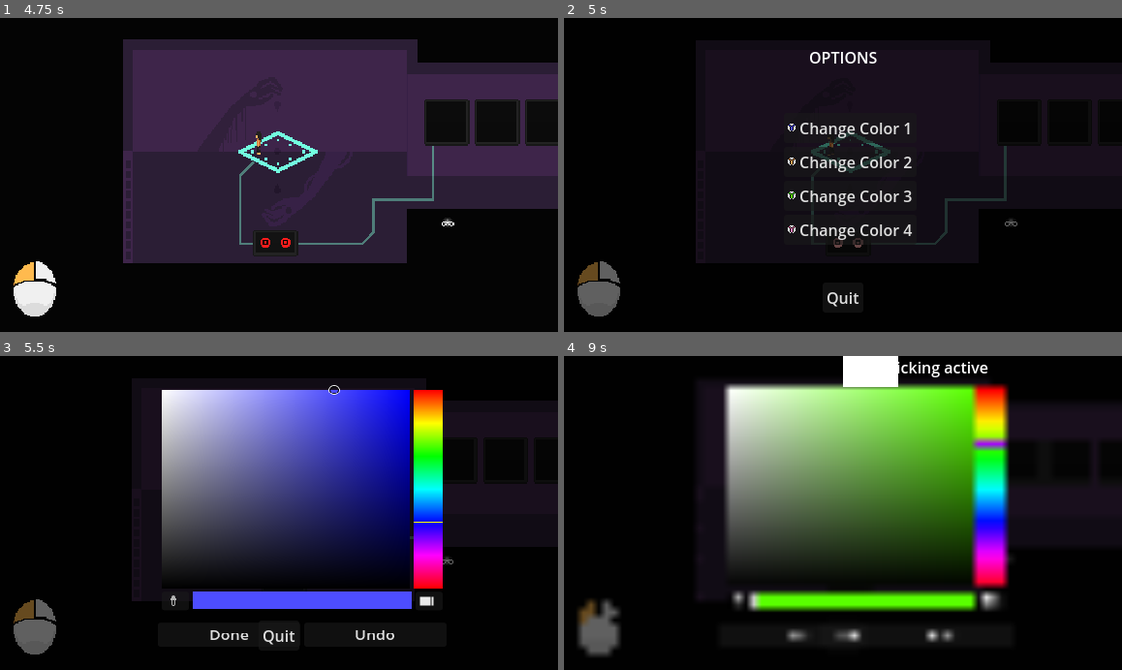
Above: before the commit, frames 1-4 (two rows, left to right).
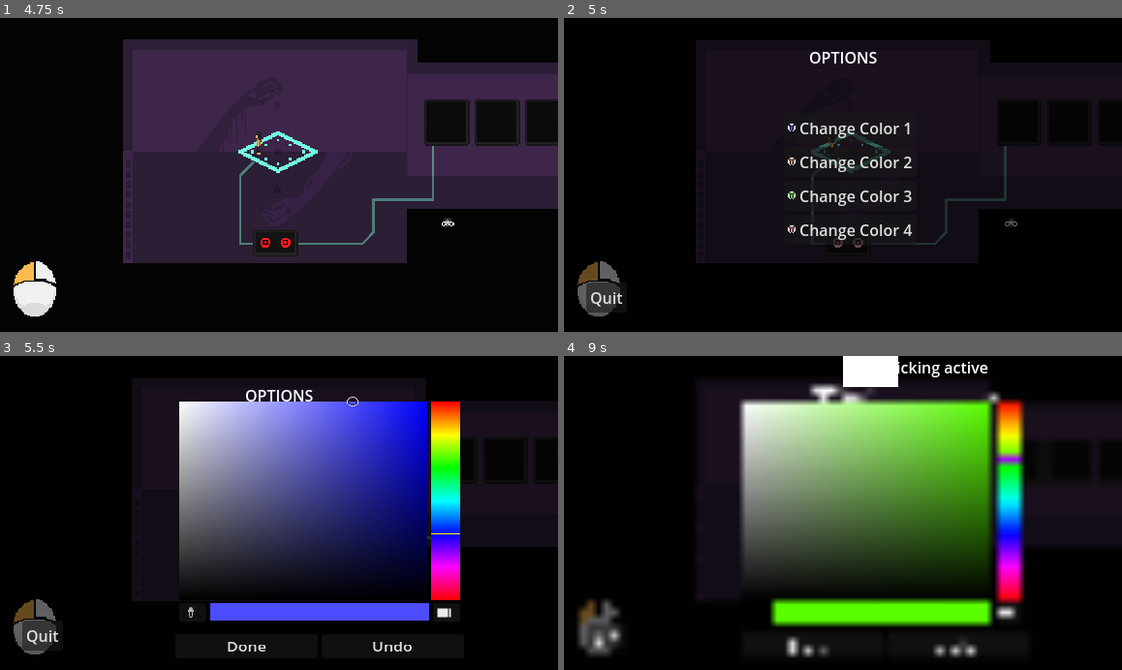
Above: after the commit, the same moments.

Repository: Lilith-In-Starlight/xau
Game: Godot game, scene res://game.tscn
Same seed, same stepped clock (60 frames per second), same inputs: the game is played once before the commit and once after it. Sound files missing from this copy of the repository are replaced by a short silence.
Inputs (mouse positions are in pixels of both pictures, inside the frame that each line leads up to; where the layout moved, square brackets give the same spot in the first picture):
- Up to frame 1 (4.75 s): click (267, 240) at 0.52 s; move the mouse to (401, 159) at 1.27 s; hold D (right) 1.28-2.03 s; tap Space (confirm) at 1.35, 2.3, 2.85, 3.8 s; click (401, 159) at 1.55 s; move the mouse to (167, 190) at 2.02 s; hold S (down) 2.03-2.78 s; click (167, 190) at 2.1 s; move the mouse to (334, 105) at 2.77 s; hold D (right) 2.78-3.53 s; click (334, 105) at 3.05 s; move the mouse to (251, 237) at 3.52 s; hold W (up) 3.53-4.28 s; click (251, 237) at 3.6 s; move the mouse to (446, 222) at 4.27 s; hold A (left) from 4.28 s (still down); hold Right mouse button (noconnect) from 4.28 s (still down); click (446, 222) at 4.55 s
- Up to frame 2 (5 s): keep holding A (left); keep holding Right mouse button (noconnect); tap Escape (pause) at 4.9 s
- Up to frame 3 (5.5 s): release A (left) at 5 s; release Right mouse button (noconnect) at 5 s; click "Change Color 1" at 5 s
- Up to frame 4 (9 s): click "Done" at 5.75 s; click "Change Color 2" at 6.5 s; click "Done" at 7.25 s; click "Change Color 3" at 8 s; click (759, 613) [736, 600] at 8.75 s

Frame 1 is identical in both runs. In frame 2, 0.6% of the frame differs, in the area x 3-53%, y 84-94%; in frame 3, 16%; in frame 4, 19%, in the area x 4-83%, y 8-96%.

Commit message:
Custom colors are now saved

Diff:
--- a/PauseMenu.gd
+++ b/PauseMenu.gd
@@ -53,7 +53,7 @@
 
 
 func _on_done_pressed():
-	SaveData.colors[str(editing_color)] = ColorPickerNode.color.to_html()
+	SaveData.save_handler.vsave_value(["options", "accessibility", "colors", str(editing_color)], ColorPickerNode.color)
 	_on_regret_pressed()
 	SaveData.save()
 	color_settings_changed.emit()
--- a/areas/FullAreas/ForestArea.tscn
+++ b/areas/FullAreas/ForestArea.tscn
@@ -1101,232 +1101,6 @@
 position = Vector2(1, 30.25)
 shape = SubResource("3")
 
-[node name="Wall3s" type="Sprite2D" parent="Outside"]
-position = Vector2(780, 566)
-texture = ExtResource("14")
-offset = Vector2(0, -32)
-script = ExtResource("4")
-
-[node name="PuzzleSequence" type="Node2D" parent="Outside/Wall3s"]
-position = Vector2(-168, -44)
-script = ExtResource("11")
-
-[node name="PuzzleGrid" parent="Outside/Wall3s/PuzzleSequence" instance=ExtResource("5")]
-node_arrangement = SubResource("Resource_d48h3")
-required_puzzle = NodePath("../../../Wall/PuzzleSequence/PuzzleGrid4")
-puzzle_theme = ExtResource("11_b5eal")
-
-[node name="PuzzleNode" parent="Outside/Wall3s/PuzzleSequence/PuzzleGrid" instance=ExtResource("6")]
-
-[node name="PuzzleNode2" parent="Outside/Wall3s/PuzzleSequence/PuzzleGrid" instance=ExtResource("6")]
-position = Vector2(16, 0)
-
-[node name="PuzzleNode3" parent="Outside/Wall3s/PuzzleSequence/PuzzleGrid" instance=ExtResource("6")]
-position = Vector2(32, 0)
-
-[node name="PuzzleNode4" parent="Outside/Wall3s/PuzzleSequence/PuzzleGrid" instance=ExtResource("6")]
-position = Vector2(48, 0)
-
-[node name="PuzzleNode5" parent="Outside/Wall3s/PuzzleSequence/PuzzleGrid" instance=ExtResource("6")]
-position = Vector2(0, 16)
-node_rule = SubResource("Resource_buaje")
-forced_connections = Array[NodePath]([NodePath("../PuzzleNode"), NodePath("../PuzzleNode6"), NodePath("../PuzzleNode9")])
-
-[node name="PuzzleNode6" parent="Outside/Wall3s/PuzzleSequence/PuzzleGrid" instance=ExtResource("6")]
-position = Vector2(16, 16)
-
-[node name="PuzzleNode7" parent="Outside/Wall3s/PuzzleSequence/PuzzleGrid" instance=ExtResource("6")]
-position = Vector2(32, 16)
-node_rule = SubResource("Resource_buaje")
-
-[node name="PuzzleNode8" parent="Outside/Wall3s/PuzzleSequence/PuzzleGrid" instance=ExtResource("6")]
-position = Vector2(48, 16)
-
-[node name="PuzzleNode9" parent="Outside/Wall3s/PuzzleSequence/PuzzleGrid" instance=ExtResource("6")]
-position = Vector2(0, 32)
-
-[node name="PuzzleNode10" parent="Outside/Wall3s/PuzzleSequence/PuzzleGrid" instance=ExtResource("6")]
-position = Vector2(16, 32)
-
-[node name="PuzzleNode11" parent="Outside/Wall3s/PuzzleSequence/PuzzleGrid" instance=ExtResource("6")]
-position = Vector2(32, 32)
-
-[node name="PuzzleNode12" parent="Outside/Wall3s/PuzzleSequence/PuzzleGrid" instance=ExtResource("6")]
-position = Vector2(48, 32)
-
-[node name="Blockade2" parent="Outside/Wall3s/PuzzleSequence/PuzzleGrid" instance=ExtResource("7")]
-position = Vector2(24, 16)
-scale = Vector2(1, 10)
-
-[node name="PuzzleGrid2" parent="Outside/Wall3s/PuzzleSequence" instance=ExtResource("5")]
-position = Vector2(72, 0)
-node_arrangement = SubResource("Resource_3yjqs")
-required_puzzle = NodePath("../PuzzleGrid")
-puzzle_theme = ExtResource("11_b5eal")
-
-[node name="PuzzleNode" parent="Outside/Wall3s/PuzzleSequence/PuzzleGrid2" instance=ExtResource("6")]
-
-[node name="PuzzleNode2" parent="Outside/Wall3s/PuzzleSequence/PuzzleGrid2" instance=ExtResource("6")]
-position = Vector2(16, 0)
-
-[node name="PuzzleNode3" parent="Outside/Wall3s/PuzzleSequence/PuzzleGrid2" instance=ExtResource("6")]
-position = Vector2(32, 0)
-
-[node name="PuzzleNode4" parent="Outside/Wall3s/PuzzleSequence/PuzzleGrid2" instance=ExtResource("6")]
-position = Vector2(48, 0)
-
-[node name="PuzzleNode5" parent="Outside/Wall3s/PuzzleSequence/PuzzleGrid2" instance=ExtResource("6")]
-position = Vector2(0, 16)
-node_rule = SubResource("Resource_buaje")
-forced_connections = Array[NodePath]([NodePath("../PuzzleNode"), NodePath("../PuzzleNode6"), NodePath("../PuzzleNode9")])
-
-[node name="PuzzleNode6" parent="Outside/Wall3s/PuzzleSequence/PuzzleGrid2" instance=ExtResource("6")]
-position = Vector2(16, 16)
-
-[node name="PuzzleNode7" parent="Outside/Wall3s/PuzzleSequence/PuzzleGrid2" instance=ExtResource("6")]
-position = Vector2(32, 16)
-node_rule = SubResource("Resource_buaje")
-
-[node name="PuzzleNode8" parent="Outside/Wall3s/PuzzleSequence/PuzzleGrid2" instance=ExtResource("6")]
-position = Vector2(48, 16)
-
-[node name="PuzzleNode9" parent="Outside/Wall3s/PuzzleSequence/PuzzleGrid2" instance=ExtResource("6")]
-position = Vector2(0, 32)
-
-[node name="PuzzleNode10" parent="Outside/Wall3s/PuzzleSequence/PuzzleGrid2" instance=ExtResource("6")]
-position = Vector2(16, 32)
-
-[node name="PuzzleNode11" parent="Outside/Wall3s/PuzzleSequence/PuzzleGrid2" instance=ExtResource("6")]
-position = Vector2(32, 32)
-
-[node name="PuzzleNode12" parent="Outside/Wall3s/PuzzleSequence/PuzzleGrid2" instance=ExtResource("6")]
-position = Vector2(48, 32)
-
-[node name="Blockade2" parent="Outside/Wall3s/PuzzleSequence/PuzzleGrid2" instance=ExtResource("7")]
-position = Vector2(24, 16)
-scale = Vector2(1, 10)
-
-[node name="Blockade3" parent="Outside/Wall3s/PuzzleSequence/PuzzleGrid2" instance=ExtResource("7")]
-position = Vector2(40, 16)
-
-[node name="PuzzleGrid3" parent="Outside/Wall3s/PuzzleSequence" instance=ExtResource("5")]
-position = Vector2(144, 0)
-node_arrangement = SubResource("Resource_pm2h1")
-required_puzzle = NodePath("../PuzzleGrid2")
-puzzle_theme = ExtResource("11_b5eal")
-
-[node name="PuzzleNode" parent="Outside/Wall3s/PuzzleSequence/PuzzleGrid3" instance=ExtResource("6")]
-node_rule = SubResource("Resource_buaje")
-forced_connections = Array[NodePath]([NodePath("../PuzzleNode2"), NodePath("../PuzzleNode4"), NodePath("../PuzzleNode5")])
-
-[node name="PuzzleNode2" parent="Outside/Wall3s/PuzzleSequence/PuzzleGrid3" instance=ExtResource("6")]
-position = Vector2(16, 0)
-
-[node name="PuzzleNode3" parent="Outside/Wall3s/PuzzleSequence/PuzzleGrid3" instance=ExtResource("6")]
-position = Vector2(32, 0)
-
-[node name="PuzzleNode4" parent="Outside/Wall3s/PuzzleSequence/PuzzleGrid3" instance=ExtResource("6")]
-position = Vector2(0, 16)
-
-[node name="PuzzleNode5" parent="Outside/Wall3s/PuzzleSequence/PuzzleGrid3" instance=ExtResource("6")]
-position = Vector2(16, 16)
-
-[node name="PuzzleNode6" parent="Outside/Wall3s/PuzzleSequence/PuzzleGrid3" instance=ExtResource("6")]
-position = Vector2(32, 16)
-node_rule = SubResource("Resource_buaje")
-
-[node name="PuzzleNode7" parent="Outside/Wall3s/PuzzleSequence/PuzzleGrid3" instance=ExtResource("6")]
-position = Vector2(48, 16)
-
-[node name="PuzzleNode8" parent="Outside/Wall3s/PuzzleSequence/PuzzleGrid3" instance=ExtResource("6")]
-position = Vector2(32, 32)
-
-[node name="Blockade2" parent="Outside/Wall3s/PuzzleSequence/PuzzleGrid3" instance=ExtResource("7")]
-position = Vector2(24, 16)
-scale = Vector2(1, 10)
-
-[node name="PuzzleGrid4" parent="Outside/Wall3s/PuzzleSequence" instance=ExtResource("5")]
-position = Vector2(216, 0)
-node_arrangement = SubResource("Resource_fq15y")
-required_puzzle = NodePath("../PuzzleGrid3")
-puzzle_theme = ExtResource("11_b5eal")
-
-[node name="PuzzleNode" parent="Outside/Wall3s/PuzzleSequence/PuzzleGrid4" instance=ExtResource("6")]
-node_rule = SubResource("Resource_buaje")
-forced_connections = Array[NodePath]([NodePath("../PuzzleNode2"), NodePath("../PuzzleNode4"), NodePath("../PuzzleNode5")])
-
-[node name="PuzzleNode2" parent="Outside/Wall3s/PuzzleSequence/PuzzleGrid4" instance=ExtResource("6")]
-position = Vector2(16, 0)
-
-[node name="PuzzleNode3" parent="Outside/Wall3s/PuzzleSequence/PuzzleGrid4" instance=ExtResource("6")]
-position = Vector2(32, 0)
-
-[node name="PuzzleNode4" parent="Outside/Wall3s/PuzzleSequence/PuzzleGrid4" instance=ExtResource("6")]
-position = Vector2(0, 16)
-
-[node name="PuzzleNode5" parent="Outside/Wall3s/PuzzleSequence/PuzzleGrid4" instance=ExtResource("6")]
-position = Vector2(16, 16)
-forced_connections = Array[NodePath]([NodePath("../PuzzleNode"), NodePath("../PuzzleNode2")])
-
-[node name="PuzzleNode6" parent="Outside/Wall3s/PuzzleSequence/PuzzleGrid4" instance=ExtResource("6")]
-position = Vector2(32, 16)
-node_rule = SubResource("Resource_buaje")
-
-[node name="PuzzleNode7" parent="Outside/Wall3s/PuzzleSequence/PuzzleGrid4" instance=ExtResource("6")]
-position = Vector2(48, 16)
-
-[node name="PuzzleNode8" parent="Outside/Wall3s/PuzzleSequence/PuzzleGrid4" instance=ExtResource("6")]
-position = Vector2(32, 32)
-
-[node name="Blockade2" parent="Outside/Wall3s/PuzzleSequence/PuzzleGrid4" instance=ExtResource("7")]
-position = Vector2(24, 16)
-scale = Vector2(1, 10)
-
-[node name="PuzzleGrid5" parent="Outside/Wall3s/PuzzleSequence" instance=ExtResource("5")]
-position = Vector2(288, 0)
-node_arrangement = SubResource("Resource_u2sj3")
-required_puzzle = NodePath("../PuzzleGrid4")
-puzzle_theme = ExtResource("11_b5eal")
-
-[node name="PuzzleNode" parent="Outside/Wall3s/PuzzleSequence/PuzzleGrid5" instance=ExtResource("6")]
-node_rule = SubResource("Resource_buaje")
-forced_connections = Array[NodePath]([NodePath("../PuzzleNode2"), NodePath("../PuzzleNode4"), NodePath("../PuzzleNode5")])
-
-[node name="PuzzleNode2" parent="Outside/Wall3s/PuzzleSequence/PuzzleGrid5" instance=ExtResource("6")]
-position = Vector2(16, 0)
-
-[node name="PuzzleNode3" parent="Outside/Wall3s/PuzzleSequence/PuzzleGrid5" instance=ExtResource("6")]
-position = Vector2(32, 0)
-
-[node name="PuzzleNode4" parent="Outside/Wall3s/PuzzleSequence/PuzzleGrid5" instance=ExtResource("6")]
-position = Vector2(0, 16)
-
-[node name="PuzzleNode5" parent="Outside/Wall3s/PuzzleSequence/PuzzleGrid5" instance=ExtResource("6")]
-position = Vector2(16, 16)
-forced_connections = Array[NodePath]([NodePath("../PuzzleNode2")])
-
-[node name="PuzzleNode6" parent="Outside/Wall3s/PuzzleSequence/PuzzleGrid5" instance=ExtResource("6")]
-position = Vector2(32, 16)
-node_rule = SubResource("Resource_buaje")
-
-[node name="PuzzleNode7" parent="Outside/Wall3s/PuzzleSequence/PuzzleGrid5" instance=ExtResource("6")]
-position = Vector2(32, 32)
-
-[node name="PuzzleNode8" parent="Outside/Wall3s/PuzzleSequence/PuzzleGrid5" instance=ExtResource("6")]
-position = Vector2(48, 32)
-
-[node name="Blockade2" parent="Outside/Wall3s/PuzzleSequence/PuzzleGrid5" instance=ExtResource("7")]
-position = Vector2(24, 16)
-scale = Vector2(1, 10)
-
-[node name="StaticBody2D" type="StaticBody2D" parent="Outside/Wall3s"]
-position = Vector2(0, -31)
-collision_layer = 4
-
-[node name="CollisionShape2D" type="CollisionShape2D" parent="Outside/Wall3s/StaticBody2D"]
-position = Vector2(1, 30.25)
-shape = SubResource("3")
-
 [node name="GreenGirlSitting" type="Sprite2D" parent="Outside"]
 position = Vector2(1296, 794)
 texture = ExtResource("17_88t0k")
--- a/game.gd
+++ b/game.gd
@@ -66,6 +66,7 @@
 func set_current_area(to: String, save := true):
 	if areas.has(to):
 		get_tree().call_group("Puzzle", "save_data")
+		DisplayServer.WINDOW_MODE_EXCLUSIVE_FULLSCREEN
 		SaveData.current_area = to
 		current_area = to
 		SaveData.save_handler.save_value("current_area", to)
--- a/game.tscn
+++ b/game.tscn
@@ -115,10 +115,10 @@
 anchor_top = 0.5
 anchor_right = 0.5
 anchor_bottom = 0.5
-offset_left = -113.0
-offset_top = -130.0
-offset_right = 161.0
-offset_bottom = 232.0
+offset_left = -89.0
+offset_top = -118.0
+offset_right = 173.0
+offset_bottom = 244.0
 grow_horizontal = 2
 grow_vertical = 2
 scale = Vector2(1, 0.8)
@@ -246,9 +246,9 @@
 anchor_top = 1.0
 anchor_right = 0.5
 anchor_bottom = 1.0
-offset_left = -21.0
+offset_left = -265.0
 offset_top = -51.0
-offset_right = 21.0
+offset_right = -223.0
 offset_bottom = -20.0
 grow_horizontal = 2
 grow_vertical = 0
--- a/project.godot
+++ b/project.godot
@@ -16,6 +16,8 @@
 config/use_custom_user_dir=true
 config/custom_user_dir_name="Xau"
 config/features=PackedStringArray("4.1")
+boot_splash/bg_color=Color(0.0196078, 0.0196078, 0.0196078, 1)
+boot_splash/show_image=false
 config/icon="res://sprites/iconx4.png"
 config/windows_native_icon="res://sprites/icon.ico"
 
@@ -28,6 +30,7 @@
 
 window/size/viewport_width=576
 window/size/viewport_height=324
+window/size/mode=3
 window/stretch/mode="canvas_items"
 window/stretch/aspect="expand"
 
--- a/save_data.gd
+++ b/save_data.gd
@@ -17,13 +17,6 @@
 ## The puzzles that have Unique Puzzle Identifiers
 var upid := {}
 var current_area := "first_nexus"
-
-var colors := {
-	str(NodeRule.COLORS.blue) : NodeRule.get_default_color(NodeRule.COLORS.blue).to_html(),
-	str(NodeRule.COLORS.yellow) : NodeRule.get_default_color(NodeRule.COLORS.yellow).to_html(),
-	str(NodeRule.COLORS.green) : NodeRule.get_default_color(NodeRule.COLORS.green).to_html(),
-	str(NodeRule.COLORS.purple) : NodeRule.get_default_color(NodeRule.COLORS.purple).to_html(),
-}
 
 
 func _ready():
@@ -74,9 +67,4 @@
 
 
 func get_node_color(key: NodeRule.COLORS) -> Color:
-	if colors.has(str(key)):
-		if colors[str(key)] is String and colors[str(key)].is_valid_html_color():
-			return Color(colors[str(key)])
-		elif colors[str(key)] is Color:
-			return colors[str(key)]
-	return NodeRule.get_default_color(key)
+	return save_handler.vget_value(["options", "accessibility", "colors", str(key)], NodeRule.get_default_color(key))
